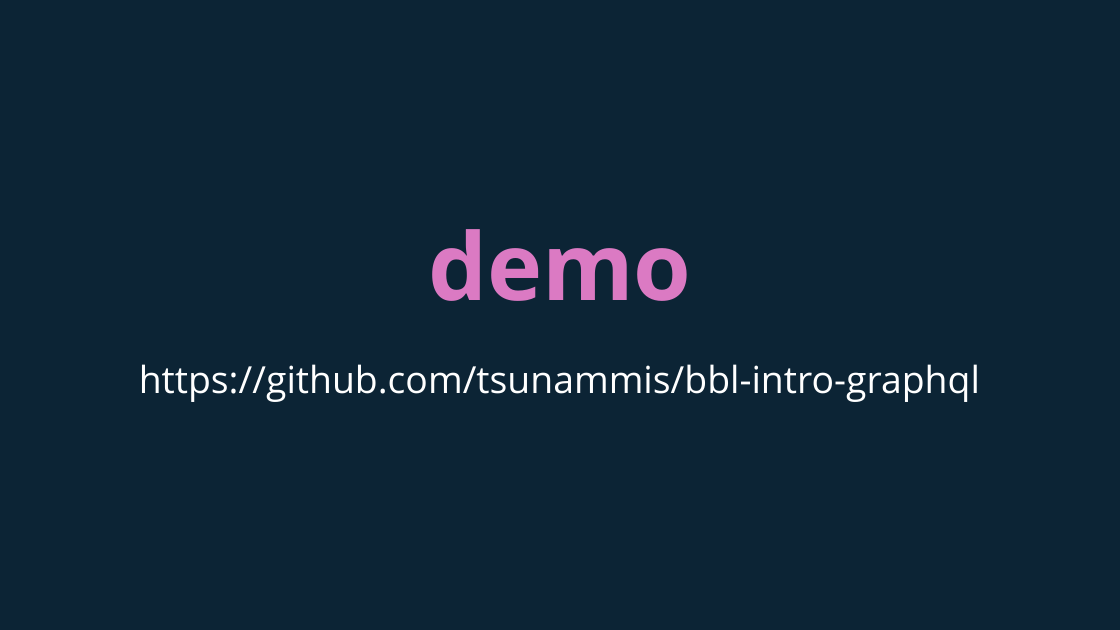
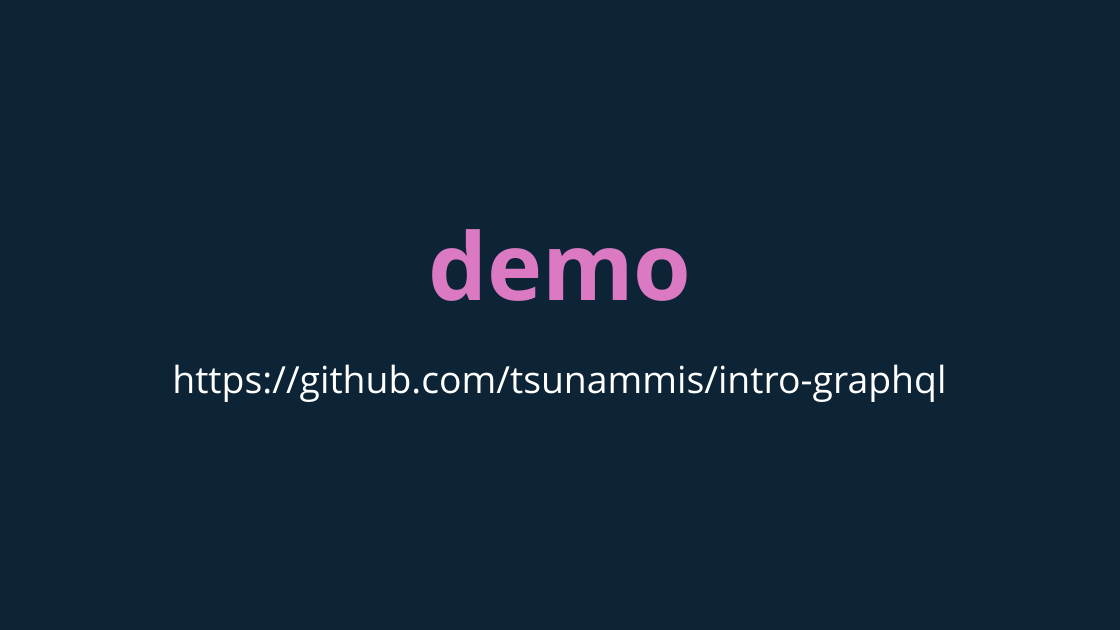
Before and after one commit to tsunammis/graphql-the-new-age-of-api, a slide deck: slide 15 of introduction-graphql.pptx (slide 16 before the commit). Drawn at 1120x630 pixels with LibreOffice and Linux fonts; fonts in the diff are those of the drawing. Boxes give left, top, right and bottom in pixels: in the first picture for what was removed or moved away, otherwise in the second. Text is boxed around its words. In the diff, an @@ line names an element or a change of style, - is before the commit and + after.

```diff
--- a/introduction-graphql.pptx
+++ b/introduction-graphql.pptx
@@ text at [172, 364, 946, 402]: text changed @@
-https://github.com/tsunammis/bbl-intro-graphql
+https://github.com/tsunammis/intro-graphql
```
Also in this commit, not shown: 5 other slides changed, 1 slide removed.
